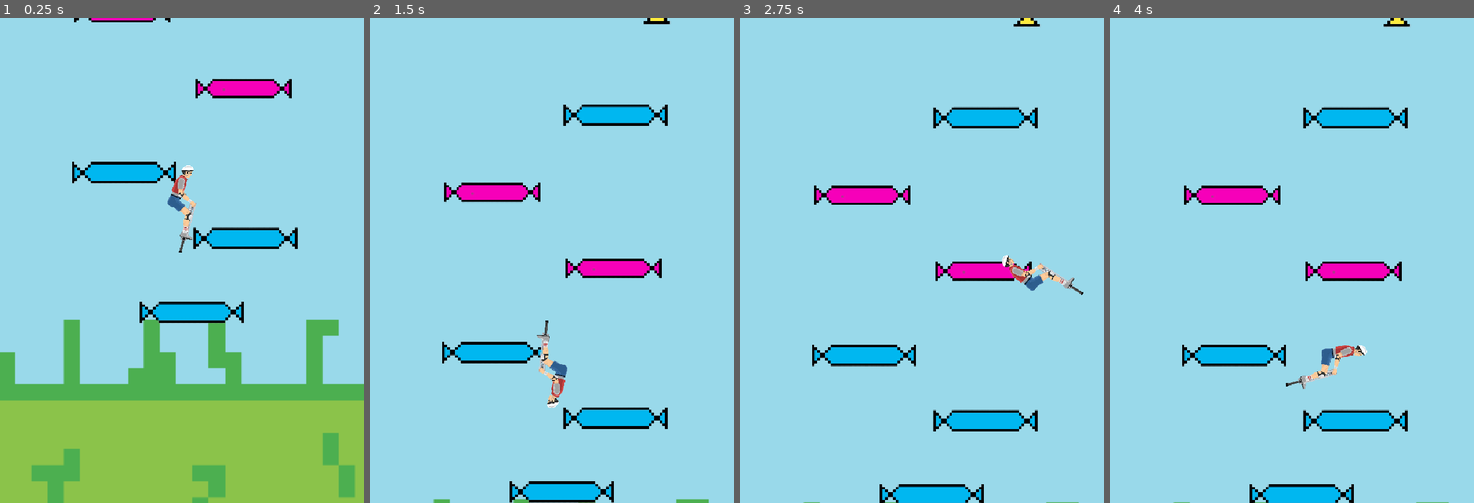
Above: before the commit, frames 1-4 (left to right).
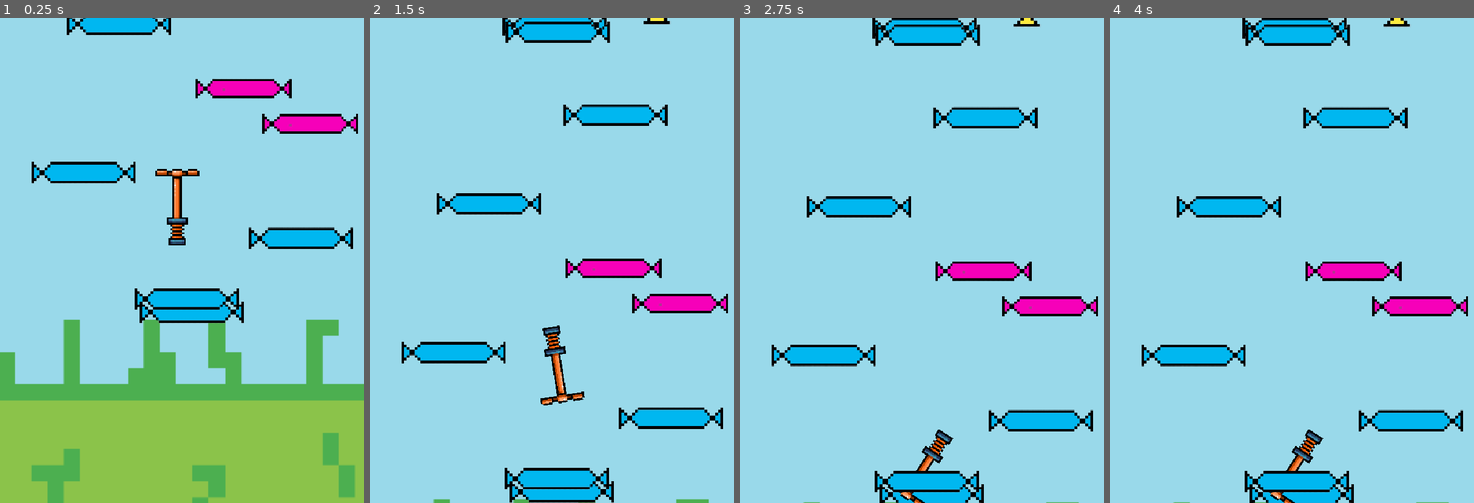
Above: after the commit, the same moments.

Repository: s-ayitha/Pogo-Jump
Game: Godot game, scene res://Main.tscn
Two runs of this game, one before a commit and one after it. Both use one fixed random seed, a clock stepped at 60 frames per second and the inputs below.
Inputs:
- Up to frame 1 (0.25 s): no input
- Up to frame 2 (1.5 s): hold Right (rotate_right) from 0.53 s (still down)
- Up to frame 3 (2.75 s): release Right (rotate_right) at 2.03 s; hold Left (rotate_left) from 2.03 s (still down)
- Up to frame 4 (4 s): release Left (rotate_left) at 2.78 s; hold Right (rotate_right) from 2.78 s (still down)

The runs differ from the first frame. In frame 1, 6.3% of the frame differs, in the area x 8-99%, y 0-61%; in frame 2, 8.5%; in frame 3, 8.7%; in frame 4, 8.7%, in the area x 8-99%, y 0-100%.

Commit message:
added procedural course generation

Diff:
--- a/Course.tscn
+++ b/Course.tscn
@@ -1,19 +1,21 @@
 [gd_scene format=3 uid="uid://bt2s5c8x2ou24"]
 
 [ext_resource type="PackedScene" uid="uid://bhr5txrko78a5" path="res://basic_platform.tscn" id="1_aakl2"]
-[ext_resource type="Script" uid="uid://poa7b65j4m3j" path="res://course.gd" id="1_f2x1d"]
+[ext_resource type="Script" uid="uid://d4ade2tujhn6j" path="res://course_generator.gd" id="1_b6xkg"]
 [ext_resource type="Texture2D" uid="uid://dyk3kg4qsrto" path="res://Assets/Screenshot_2026-11-15_154212-removebg-preview.png" id="2_b6xkg"]
 [ext_resource type="PackedScene" uid="uid://cuv4chf6mnse3" path="res://LaunchPad.tscn" id="2_j3vcq"]
 [ext_resource type="PackedScene" uid="uid://q75mn0c8f3v3" path="res://ReboundWall.tscn" id="3_f2x1d"]
 [ext_resource type="PackedScene" uid="uid://c61ym1ml5muiv" path="res://player.tscn" id="4_j3vcq"]
 [ext_resource type="Script" uid="uid://dbcf2lcqjlmvt" path="res://game_camera.gd" id="5_f2x1d"]
 [ext_resource type="Texture2D" uid="uid://busb3kbrf46vk" path="res://Assets/image.png" id="7_4fvvt"]
+[ext_resource type="PackedScene" uid="uid://b5xw36ckbvmm7" path="res://Sections/SectionA.tscn" id="9_clivm"]
+[ext_resource type="PackedScene" uid="uid://dmnxnom2rvtj7" path="res://Sections/SectionB.tscn" id="10_lwp7x"]
 
 [sub_resource type="RectangleShape2D" id="RectangleShape2D_780je"]
 size = Vector2(180, 24)
 
 [node name="Course" type="Node2D" unique_id=459153672]
-script = ExtResource("1_f2x1d")
+script = ExtResource("1_b6xkg")
 
 [node name="StartPlatform" type="StaticBody2D" parent="." unique_id=1140865560]
 position = Vector2(270, 850)
@@ -27,16 +29,13 @@
 texture = ExtResource("2_b6xkg")
 
 [node name="BasicPlatform" parent="." unique_id=1588023451 instance=ExtResource("1_aakl2")]
-position = Vector2(390, 720)
+position = Vector2(500, 720)
 
 [node name="BasicPlatform2" parent="." unique_id=2049888549 instance=ExtResource("1_aakl2")]
-position = Vector2(150, 590)
+position = Vector2(70, 590)
 
 [node name="LaunchPad" parent="." unique_id=1701797640 instance=ExtResource("2_j3vcq")]
 position = Vector2(390, 430)
-
-[node name="LaunchPad2" parent="." unique_id=1382890419 instance=ExtResource("2_j3vcq")]
-position = Vector2(150, 280)
 
 [node name="BasicPlatform3" parent="." unique_id=1477146260 instance=ExtResource("1_aakl2")]
 position = Vector2(390, 120)
@@ -71,8 +70,13 @@
 
 [node name="Sprite2D2" type="Sprite2D" parent="." unique_id=27310755]
 z_index = -1
-position = Vector2(330.00012, -1709.875)
-scale = Vector2(2.043333, 38.101486)
+position = Vector2(423.5001, -1709.875)
+scale = Vector2(3.051667, 38.101486)
 texture = ExtResource("7_4fvvt")
 region_enabled = true
 region_rect = Rect2(64.5, 39.25, 600, 101)
+
+[node name="SectionA" parent="." unique_id=1516777512 instance=ExtResource("9_clivm")]
+
+[node name="SectionB" parent="." unique_id=1704354465 instance=ExtResource("10_lwp7x")]
+position = Vector2(0, -900)
--- /dev/null
+++ b/SectionA.tscn
@@ -0,0 +1,3 @@
+[gd_scene format=3 uid="uid://wrgrhnw6p3dg"]
+
+[node name="SectionA" type="Node2D" unique_id=1516777512]
--- /dev/null
+++ b/SectionB.tscn
@@ -0,0 +1,3 @@
+[gd_scene format=3 uid="uid://dq6coby7niss4"]
+
+[node name="SectionB" type="Node2D" unique_id=917707466]
--- /dev/null
+++ b/Sections/SectionA.tscn
@@ -0,0 +1,24 @@
+[gd_scene format=3 uid="uid://b5xw36ckbvmm7"]
+
+[ext_resource type="PackedScene" uid="uid://bhr5txrko78a5" path="res://basic_platform.tscn" id="1_nv71v"]
+[ext_resource type="PackedScene" uid="uid://cuv4chf6mnse3" path="res://LaunchPad.tscn" id="2_2x4lw"]
+
+[node name="SectionA" type="Node2D" unique_id=1516777512]
+
+[node name="EntryPoint" type="Marker2D" parent="." unique_id=1532874855]
+position = Vector2(270, 850)
+
+[node name="ExitPoint" type="Marker2D" parent="." unique_id=844260172]
+position = Vector2(270, -50)
+
+[node name="BasicPlatform" parent="." unique_id=1588023451 instance=ExtResource("1_nv71v")]
+position = Vector2(274, 840)
+
+[node name="BasicPlatform2" parent="." unique_id=2136364254 instance=ExtResource("1_nv71v")]
+position = Vector2(140, 296)
+
+[node name="LaunchPad" parent="." unique_id=1701797640 instance=ExtResource("2_2x4lw")]
+position = Vector2(522, 500)
+
+[node name="BasicPlatform3" parent="." unique_id=396637622 instance=ExtResource("1_nv71v")]
+position = Vector2(270, -58)
--- /dev/null
+++ b/Sections/SectionB.tscn
@@ -0,0 +1,25 @@
+[gd_scene format=3 uid="uid://dmnxnom2rvtj7"]
+
+[ext_resource type="PackedScene" uid="uid://bhr5txrko78a5" path="res://basic_platform.tscn" id="1_ah7ds"]
+[ext_resource type="PackedScene" uid="uid://cuv4chf6mnse3" path="res://LaunchPad.tscn" id="2_0iesy"]
+[ext_resource type="PackedScene" uid="uid://q75mn0c8f3v3" path="res://ReboundWall.tscn" id="3_e8v0c"]
+
+[node name="SectionB" type="Node2D" unique_id=1704354465]
+
+[node name="EntryPoint" type="Marker2D" parent="." unique_id=524075934]
+position = Vector2(270, 850)
+
+[node name="ExitPoint" type="Marker2D" parent="." unique_id=626342914]
+position = Vector2(270, -50)
+
+[node name="BasicPlatform" parent="." unique_id=1588023451 instance=ExtResource("1_ah7ds")]
+position = Vector2(276, 856)
+
+[node name="LaunchPad" parent="." unique_id=1701797640 instance=ExtResource("2_0iesy")]
+position = Vector2(546, 432)
+
+[node name="ReboundWall" parent="." unique_id=340124925 instance=ExtResource("3_e8v0c")]
+position = Vector2(122, 184)
+
+[node name="BasicPlatform2" parent="." unique_id=1852623727 instance=ExtResource("1_ah7ds")]
+position = Vector2(266, -36)
--- /dev/null
+++ b/course_generator.gd
@@ -0,0 +1,32 @@
+
+extends Node2D
+
+@export var section_height: float = 900.0
+
+@onready var player: CharacterBody2D = $Player
+@onready var section_a: Node2D = $SectionA
+@onready var section_b: Node2D = $SectionB
+
+var next_section_to_move: Node2D
+var generation_threshold: float
+
+
+func _ready() -> void:
+	next_section_to_move = section_a
+	generation_threshold = section_b.global_position.y + section_height / 2.0
+
+
+func _process(_delta: float) -> void:
+	if player.global_position.y < generation_threshold:
+		recycle_section()
+
+
+func recycle_section() -> void:
+	if next_section_to_move == section_a:
+		section_a.global_position.y = section_b.global_position.y - section_height
+		next_section_to_move = section_b
+	else:
+		section_b.global_position.y = section_a.global_position.y - section_height
+		next_section_to_move = section_a
+
+	generation_threshold -= section_height
--- a/player.tscn
+++ b/player.tscn
@@ -1,7 +1,7 @@
 [gd_scene format=3 uid="uid://c61ym1ml5muiv"]
 
 [ext_resource type="Script" uid="uid://c73pejnfsepwi" path="res://player.gd" id="1_onrkg"]
-[ext_resource type="Texture2D" uid="uid://dwfpy5dxe8jts" path="res://Assets/png-clipart-happy-wheels-video-game-pogo-sticks-pogo-stick-man-wikia-wheelchair-miscellaneous-game-thumbnail-removebg-preview.png" id="2_onrkg"]
+[ext_resource type="Texture2D" uid="uid://db2yp03csgesu" path="res://Assets/sr5zeb00cf854eaws3.png" id="2_onrkg"]
 
 [sub_resource type="RectangleShape2D" id="RectangleShape2D_v3g5s"]
 size = Vector2(32, 48)
--- /dev/null
+++ b/section_1.tscn
@@ -0,0 +1,3 @@
+[gd_scene format=3 uid="uid://cbj5rd1amwkv"]
+
+[node name="Section1" type="Node2D" unique_id=1516777512]
Binary file added: Assets/sr5zeb00cf854eaws3.png
Not shown, added: Assets/sr5zeb00cf854eaws3.png.import
Not shown, added: course_generator.gd.uid
